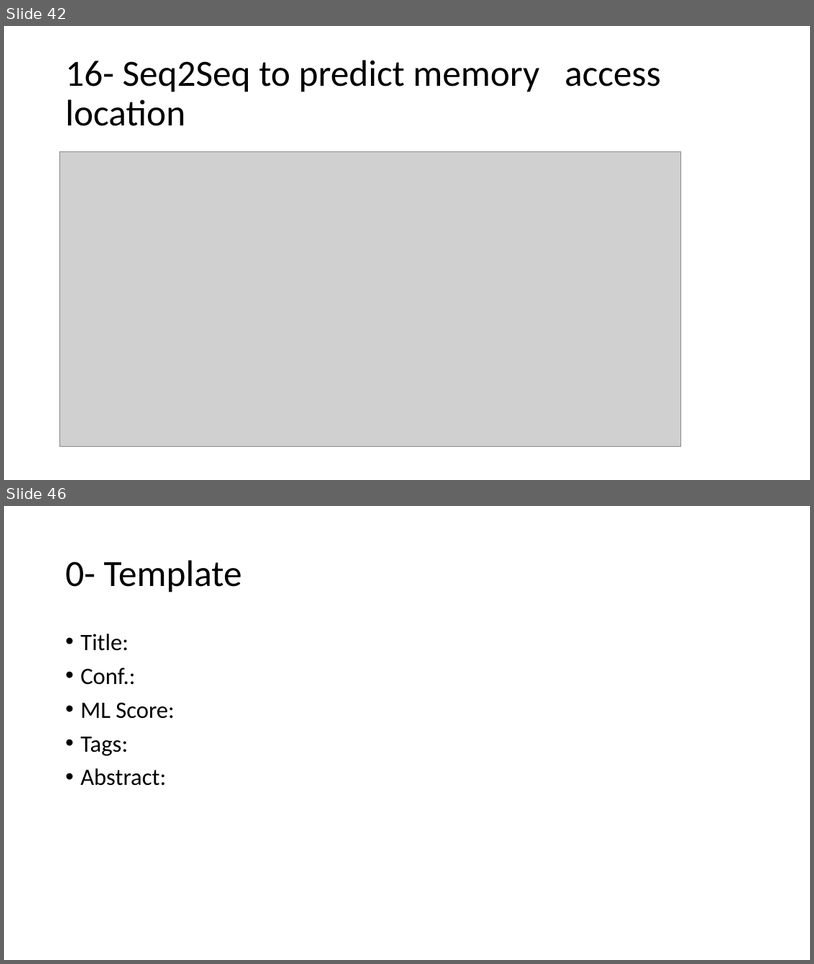
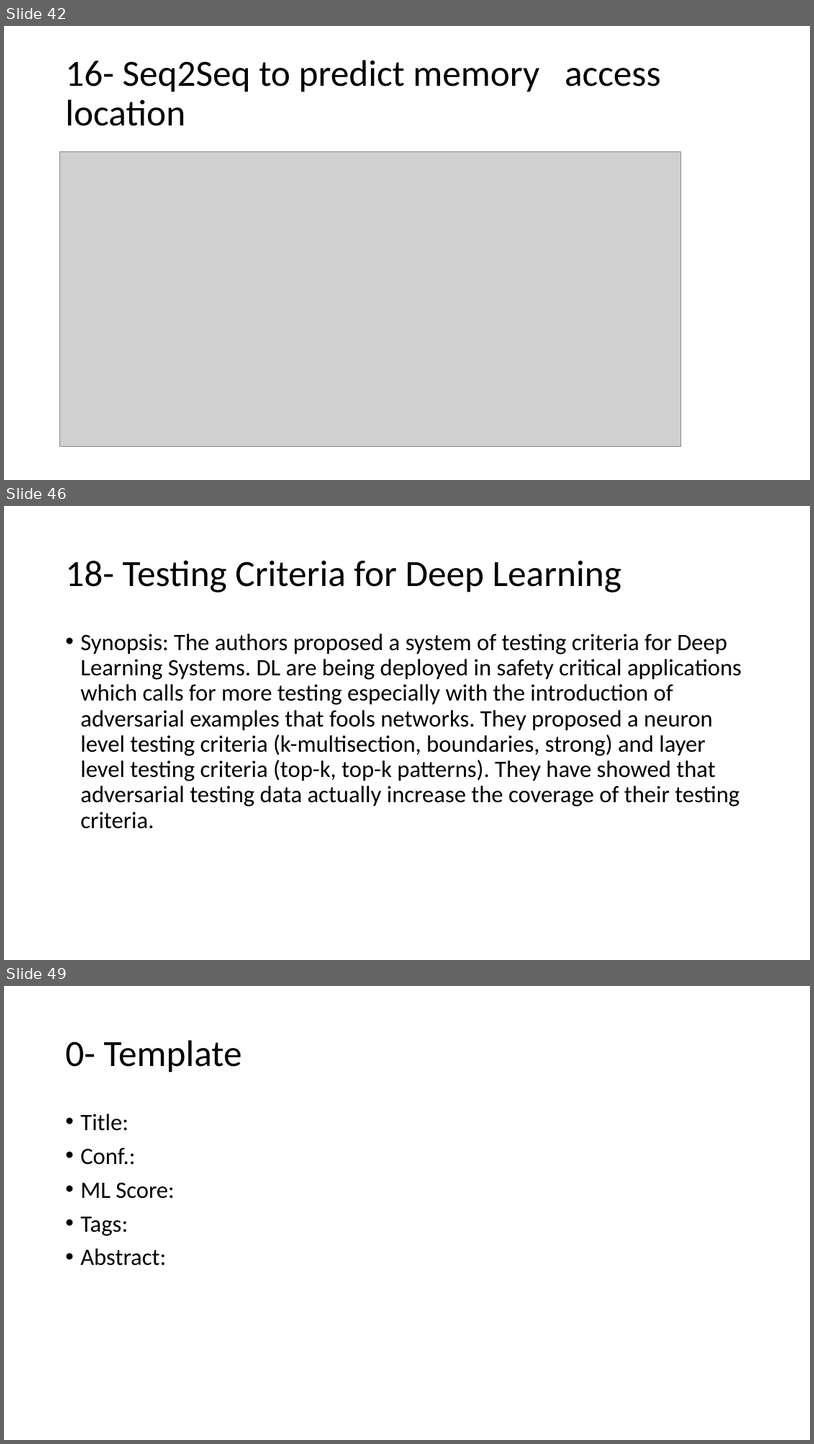
Before and after one commit to AhmadM-DL/SEML, a slide deck: SEML.pptx. Shown one above the other, each under a label of ours: slides 42 and 46 before the commit, slides 42, 46 and 49 after it; the slides between them are not shown. The pictures are 814x964 and 814x1444 pixels, drawn with LibreOffice and Linux fonts; fonts in the diff are those of the drawing; grey boxes stand for pictures. Boxes give left, top, right and bottom in pixels: in the first picture for what was removed or moved away, otherwise in the second. Text is boxed around its words. In the diff, an @@ line names an element or a change of style, - is before the commit and + after.

```diff
--- a/SEML.pptx
+++ b/SEML.pptx
@@ slide 46 added at [4, 506, 810, 960], background #FFFFFF @@
@@ title added at [65, 560, 622, 592], 44 pt, text #000000 @@
+18- Testing Criteria for Deep Learning
@@ text added at [80, 633, 742, 829], 28 pt, text #000000 @@
+• Synopsis: The authors proposed a system of testing criteria for Deep Learning Systems. DL are being deployed in safety critical applications which calls for more testing especially with the introduction of adversarial examples that fools networks. They proposed a neuron level testing criteria (k-multisection, boundaries, strong) and layer level testing criteria (top-k, top-k patterns). They have showed that adversarial testing data actually increase the coverage of their testing criteria.
@@ what was slide 46 is now slide 49 @@
```
Also in this commit, not shown: 3 slides changed, 2 other slides added, 1 other file.
